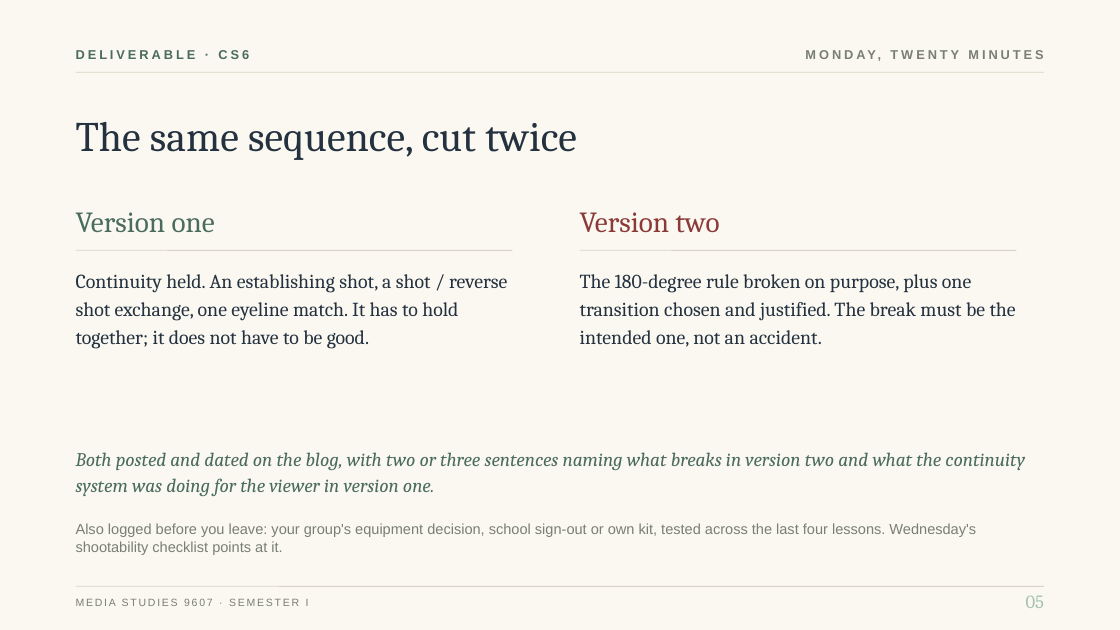
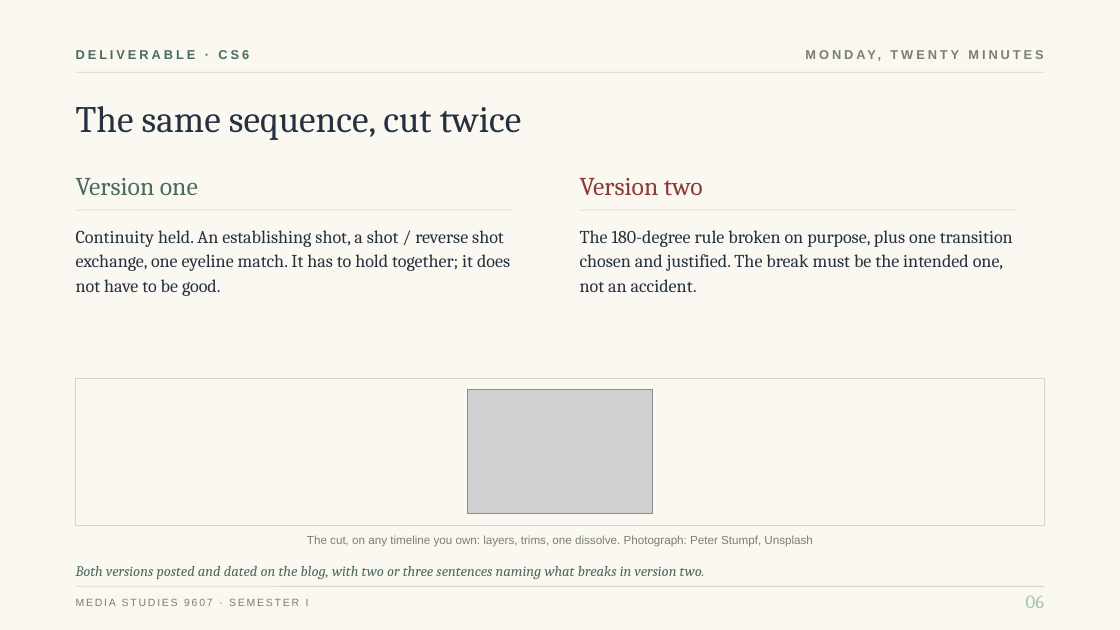
Before and after one commit to ohwowgreat/courses-site, a slide deck: slide 10 of content/decks/media-studies/media-studies-s1-lesson-06-editing.pptx. Drawn at 1120x630 pixels with LibreOffice and Linux fonts; fonts in the diff are those of the drawing; grey boxes stand for pictures. Boxes give left, top, right and bottom in pixels: in the first picture for what was removed or moved away, otherwise in the second. Text is boxed around its words. In the diff, an @@ line names an element or a change of style, - is before the commit and + after.

```diff
--- a/content/decks/media-studies/media-studies-s1-lesson-06-editing.pptx
+++ b/content/decks/media-studies/media-studies-s1-lesson-06-editing.pptx
@@ text "The same sequence, cut twice" moved from (x1=76, y1=122, x2=577, y2=160) to (x1=76, y1=106, x2=522, y2=140) @@
@@ text "The same sequence, cut twice" at (x1=76, y1=106, x2=522, y2=140): size 36 to 32 pt @@
@@ text "Version one" moved from (x1=76, y1=212, x2=215, y2=232) to (x1=76, y1=178, x2=198, y2=195) @@
@@ text "Version one" at (x1=76, y1=178, x2=198, y2=195): size 25 to 22 pt @@
@@ text "Version two" at (x1=580, y1=178, x2=703, y2=196): size 25 to 22 pt @@
@@ text "Version two" moved from (x1=580, y1=212, x2=719, y2=233) to (x1=580, y1=178, x2=703, y2=196) @@
@@ text "Continuity held. An establishing shot, ..." moved from (x1=76, y1=274, x2=507, y2=349) to (x1=76, y1=230, x2=510, y2=296) @@
@@ text "Continuity held. An establishing shot, ..." at (x1=76, y1=230, x2=510, y2=296): size 17 to 15.5 pt; line spacing 24pt to 21pt @@
@@ line moved from (76, 250) - (513, 250) to (76, 210) - (513, 210) @@
@@ text "The 180-degree rule broken on ..." at (x1=580, y1=230, x2=1013, y2=292): size 17 to 15.5 pt; line spacing 24pt to 21pt @@
@@ text "The 180-degree rule broken on ..." moved from (x1=580, y1=274, x2=1016, y2=347) to (x1=580, y1=230, x2=1013, y2=292) @@
@@ line moved from (580, 250) - (1017, 250) to (580, 210) - (1017, 210) @@
@@ rectangle added at (x1=76, y1=378, x2=1044, y2=525), fill #FAF8F1, outline #D9D4C4 0.75 pt @@
@@ picture added at (x1=467, y1=390, x2=653, y2=513) @@
@@ text removed at (x1=76, y1=523, x2=976, y2=555) @@
-Also logged before you leave: your group's equipment decision, school sign-out or own kit, tested across the last four lessons. Wednesday's shootability checklist points at it.
@@ text added at (x1=307, y1=535, x2=812, y2=547), 10 pt, text #7A7F72 @@
+The cut, on any timeline you own: layers, trims, one dissolve. Photograph: Peter Stumpf, Unsplash
@@ text at (x1=76, y1=566, x2=705, y2=579): text changed; size 16.5 to 12.5 pt @@
-Both posted and dated on the blog, with two or three sentences naming what breaks in version two and what the continuity system was doing for the viewer in version one.
+Both versions posted and dated on the blog, with two or three sentences naming what breaks in version two.
@@ text "Both versions posted and dated ..." at (x1=76, y1=566, x2=705, y2=579): vertical alignment top to middle @@
@@ text at (x1=1026, y1=595, x2=1044, y2=608): text changed @@
-05
+06
```
Also in this commit, not shown: 7 other slides changed, 1 slide added, 1 slide removed, 39 other files.
